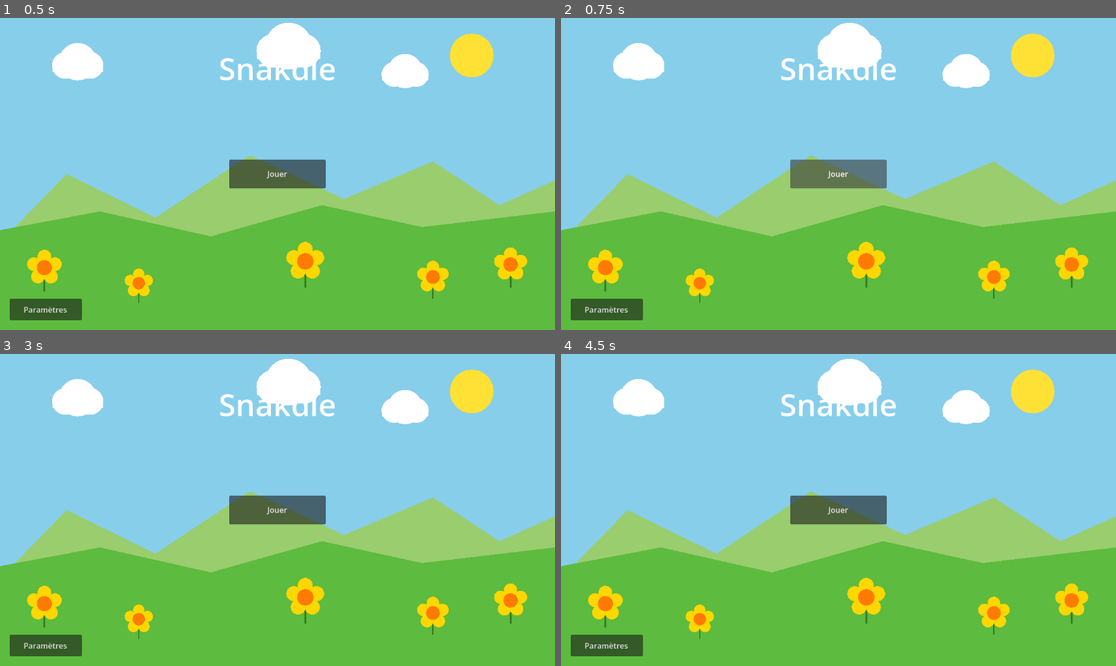
Above: before the commit, frames 1-4 (two rows, left to right).
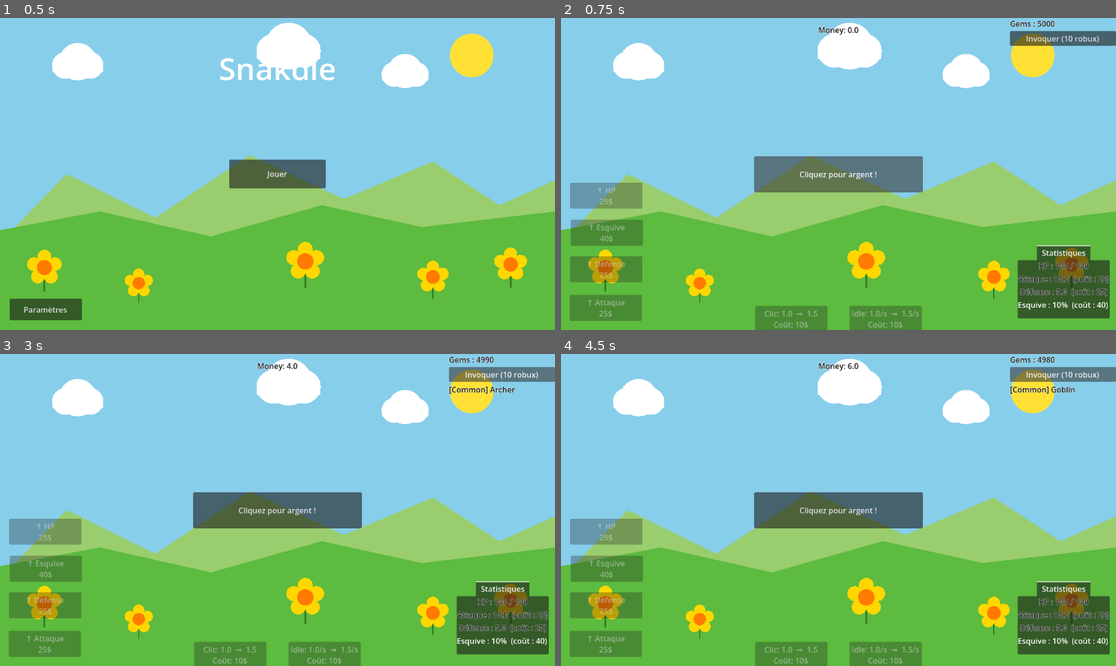
Above: after the commit, the same moments.

Repository: XeyNox/Snakdle
Game: Godot game, scene res://Scenes/TitleScreen.tscn
Two runs of this game, one before a commit and one after it. Both use one fixed random seed, a clock stepped at 60 frames per second and the inputs below.
Inputs (mouse positions are in pixels of both pictures, inside the frame that each line leads up to):
- Up to frame 1 (0.5 s): no input
- Up to frame 2 (0.75 s): click "Jouer" at 0.5 s
- Up to frame 3 (3 s): click (277, 510) at 1.25 s, where only the run after the commit has a clickable "Cliquez pour argent !"; click (277, 510) at 2 s, where only the run before the commit has a clickable "Jouer"; click (499, 375) at 2.75 s, where only the run after the commit has a clickable "Invoquer (10 robux)"
- Up to frame 4 (4.5 s): click (605, 644) at 3.5 s, where only the run before the commit has a clickable "Paramètres"; click (1060, 375) at 4.25 s, where only the run after the commit has a clickable "Invoquer (10 robux)"

Frame 1 is identical in both runs. In frame 2, 14% of the frame differs, in the area x 1-100%, y 0-100%; in frame 3, 14%; in frame 4, 14%.
Error before the commit: Invalid access to property or key 'boss_started' on a base object of type 'Node (GameManager.gd)'. (res://Scripts/game_scene.gd:7)

Commit message:
Title Screen & button script

Diff:
--- a/Scenes/BossUI.tscn
+++ b/Scenes/BossUI.tscn
@@ -12,6 +12,7 @@
 offset_right = -921.0
 offset_bottom = 13.0
 grow_horizontal = 0
+mouse_filter = 1
 script = ExtResource("1_boss1")
 
 [node name="VBox" type="VBoxContainer" parent="." unique_id=112837401]
--- a/Scenes/GachaUI.tscn
+++ b/Scenes/GachaUI.tscn
@@ -9,6 +9,7 @@
 anchor_bottom = 1.0
 grow_horizontal = 2
 grow_vertical = 2
+mouse_filter = 1
 script = ExtResource("1_8kui5")
 
 [node name="VBoxContainer" type="VBoxContainer" parent="." unique_id=606243086]
--- a/Scenes/GameManager.gd
+++ /dev/null
@@ -1,14 +0,0 @@
-extends Node
-
-var money: float = 0.0
-var money_per_second: float = 1.0  # passive income
-var money_per_click: float = 1.0   # clicking income
-
-func _ready():
-	# This runs when the game starts
-	pass
-
-func _process(delta):
-	# delta = time in seconds since last frame
-	# This gives smooth passive income regardless of framerate
-	money += money_per_second * delta
--- a/Scenes/Main.tscn
+++ b/Scenes/Main.tscn
@@ -58,16 +58,9 @@
 [node name="Esquive" type="Label" parent="CanvasLayer/TabContainer/Statistiques" unique_id=412850136]
 layout_mode = 2
 
-[node name="ButtonUppIdle" type="Button" parent="CanvasLayer" unique_id=463472120]
-custom_minimum_size = Vector2(150, 50)
-anchors_preset = -1
-anchor_left = 0.52
-anchor_top = 1.0
-anchor_right = 0.52
-anchor_bottom = 1.0
-offset_top = -50.0
-text = "Améliorer clics"
-script = ExtResource("4_rgh2o")
+[node name="GachaUi" parent="CanvasLayer" unique_id=627056621 instance=ExtResource("7_jw32o")]
+
+[node name="BossUi" parent="CanvasLayer" unique_id=929737559 instance=ExtResource("8_boss1")]
 
 [node name="ButtonUppClick" type="Button" parent="CanvasLayer" unique_id=189751916]
 custom_minimum_size = Vector2(150, 50)
@@ -77,40 +70,50 @@
 anchor_right = 0.35
 anchor_bottom = 1.0
 offset_top = -50.0
-offset_right = 150.0
-text = "Améliorer Idle"
+offset_right = 149.99997
 script = ExtResource("5_pbw6q")
 
-[node name="GachaUi" parent="CanvasLayer" unique_id=627056621 instance=ExtResource("7_jw32o")]
-
-[node name="BossUi" parent="CanvasLayer" unique_id=929737559 instance=ExtResource("8_boss1")]
+[node name="ButtonUppIdle" type="Button" parent="CanvasLayer" unique_id=463472120]
+custom_minimum_size = Vector2(150, 50)
+anchors_preset = -1
+anchor_left = 0.52
+anchor_top = 1.0
+anchor_right = 0.52
+anchor_bottom = 1.0
+offset_top = -50.0
+offset_right = 150.0
+script = ExtResource("4_rgh2o")
 
 [node name="ButtonAttaque" type="Button" parent="CanvasLayer" unique_id=1000475071]
+custom_minimum_size = Vector2(150, 50)
 offset_left = 18.0
 offset_top = 575.0
-offset_right = 26.0
-offset_bottom = 583.0
+offset_right = 168.0
+offset_bottom = 625.0
 script = ExtResource("9_frkhe")
 
 [node name="ButtonDefense" type="Button" parent="CanvasLayer" unique_id=24605850]
+custom_minimum_size = Vector2(150, 50)
 offset_left = 19.0
 offset_top = 495.0
-offset_right = 27.0
-offset_bottom = 503.0
+offset_right = 169.0
+offset_bottom = 545.0
 script = ExtResource("10_1p5hy")
 
 [node name="ButtonHp" type="Button" parent="CanvasLayer" unique_id=825529926]
+custom_minimum_size = Vector2(150, 50)
 offset_left = 19.0
 offset_top = 342.0
-offset_right = 27.0
-offset_bottom = 350.0
+offset_right = 169.0
+offset_bottom = 392.0
 script = ExtResource("11_h1m7h")
 
 [node name="ButtonEsquive" type="Button" parent="CanvasLayer" unique_id=2121783927]
+custom_minimum_size = Vector2(150, 50)
 offset_left = 20.0
 offset_top = 419.0
-offset_right = 28.0
-offset_bottom = 427.0
+offset_right = 170.0
+offset_bottom = 469.0
 script = ExtResource("12_erwvk")
 
 [node name="IdleButton" type="Button" parent="CanvasLayer" unique_id=1183886952]
--- a/Scenes/background.tscn
+++ b/Scenes/background.tscn
@@ -1,15 +1,10 @@
 [gd_scene format=3 uid="uid://cge6os48vo14u"]
 
 [ext_resource type="Script" uid="uid://8gdscm58a7u" path="res://Scripts/background.gd" id="1_sn1xx"]
-[ext_resource type="Script" path="res://Scripts/game_scene.gd" id="2_gs"]
+[ext_resource type="Script" uid="uid://b3ogajb1mincr" path="res://Scripts/game_scene.gd" id="2_gs"]
 
 [sub_resource type="SpriteFrames" id="SpriteFrames_snake"]
 animations = [{
-"frames": [],
-"loop": true,
-"name": &"walk",
-"speed": 8.0
-}, {
 "frames": [],
 "loop": true,
 "name": &"attack",
@@ -19,18 +14,23 @@
 "loop": false,
 "name": &"hurt",
 "speed": 8.0
+}, {
+"frames": [],
+"loop": true,
+"name": &"walk",
+"speed": 8.0
 }]
 
 [sub_resource type="SpriteFrames" id="SpriteFrames_boss"]
 animations = [{
 "frames": [],
-"loop": true,
-"name": &"idle",
+"loop": false,
+"name": &"death",
 "speed": 6.0
 }, {
 "frames": [],
-"loop": false,
-"name": &"death",
+"loop": true,
+"name": &"idle",
 "speed": 6.0
 }]
 
@@ -43,8 +43,10 @@
 [node name="Snake" type="AnimatedSprite2D" parent="." unique_id=202020202]
 position = Vector2(200, 450)
 sprite_frames = SubResource("SpriteFrames_snake")
+animation = &"walk"
 
 [node name="Boss" type="AnimatedSprite2D" parent="." unique_id=303030303]
+visible = false
 position = Vector2(900, 420)
 sprite_frames = SubResource("SpriteFrames_boss")
-visible = false
+animation = &"idle"
--- a/Scenes/button.gd
+++ /dev/null
@@ -1,7 +0,0 @@
-extends Button
-
-func _ready():
-	pressed.connect(_on_pressed)
-
-func _on_pressed():
-	GameManager.money += GameManager.money_per_click
--- a/Scenes/label.gd
+++ /dev/null
@@ -1,4 +0,0 @@
-extends Label
-
-func _process(_delta):
-	text = "Money: " + str(floor(GameManager.money))
--- /dev/null
+++ b/Scripts/button_upp_attack.gd
@@ -0,0 +1,8 @@
+extends Button
+
+func _ready() -> void:
+	pressed.connect(func(): GameManager.buy_attack_upgrade())
+
+func _process(_delta: float) -> void:
+	text = "↑ Attaque\n%d$" % GameManager.attack_upgrade_cost
+	disabled = GameManager.money < GameManager.attack_upgrade_cost
--- a/Scripts/button_upp_click.gd
+++ b/Scripts/button_upp_click.gd
@@ -1,11 +1,20 @@
 extends Button
 
-func _ready():
+func _ready() -> void:
 	pressed.connect(_on_pressed)
 
-func _process(_delta):
-	text = "Upgrade Click\nCost: " + str(floor(GameManager.click_upgrade_cost))
+func _process(_delta: float) -> void:
+	text = "Clic: %.1f  →  %.1f\nCoût: %d$" % [
+		GameManager.money_per_click,
+		GameManager.money_per_click + 0.5,
+		GameManager.click_upgrade_cost
+	]
 	disabled = GameManager.money < GameManager.click_upgrade_cost
 
-func _on_pressed():
+func _gui_input(event: InputEvent) -> void:
+	if event is InputEventMouseButton and event.pressed:
+		print("[ButtonUppClick] reçu clic — disabled=", disabled, " money=", GameManager.money, " cost=", GameManager.click_upgrade_cost)
+
+func _on_pressed() -> void:
+	print("[ButtonUppClick] _on_pressed appelé !")
 	GameManager.buy_click_upgrade()
--- /dev/null
+++ b/Scripts/button_upp_defense.gd
@@ -0,0 +1,8 @@
+extends Button
+
+func _ready() -> void:
+	pressed.connect(func(): GameManager.buy_defense_upgrade())
+
+func _process(_delta: float) -> void:
+	text = "↑ Défense\n%d$" % GameManager.defense_upgrade_cost
+	disabled = GameManager.money < GameManager.defense_upgrade_cost
--- /dev/null
+++ b/Scripts/button_upp_evasion.gd
@@ -0,0 +1,8 @@
+extends Button
+
+func _ready() -> void:
+	pressed.connect(func(): GameManager.buy_evasion_upgrade())
+
+func _process(_delta: float) -> void:
+	text = "↑ Esquive\n%d$" % GameManager.evasion_upgrade_cost
+	disabled = GameManager.money < GameManager.evasion_upgrade_cost
--- /dev/null
+++ b/Scripts/button_upp_hp.gd
@@ -0,0 +1,8 @@
+extends Button
+
+func _ready() -> void:
+	pressed.connect(func(): GameManager.buy_hp_upgrade())
+
+func _process(_delta: float) -> void:
+	text = "↑ HP\n%d$" % GameManager.hp_upgrade_cost
+	disabled = GameManager.money < GameManager.hp_upgrade_cost
--- a/Scripts/button_upp_idle.gd
+++ b/Scripts/button_upp_idle.gd
@@ -1,11 +1,20 @@
 extends Button
 
-func _ready():
+func _ready() -> void:
 	pressed.connect(_on_pressed)
 
-func _process(_delta):
-	text = "Upgrade Idle\nCost: " + str(floor(GameManager.idle_upgrade_cost))
+func _process(_delta: float) -> void:
+	text = "Idle: %.1f/s  →  %.1f/s\nCoût: %d$" % [
+		GameManager.money_per_second,
+		GameManager.money_per_second + 0.5,
+		GameManager.idle_upgrade_cost
+	]
 	disabled = GameManager.money < GameManager.idle_upgrade_cost
 
-func _on_pressed():
+func _gui_input(event: InputEvent) -> void:
+	if event is InputEventMouseButton and event.pressed:
+		print("[ButtonUppIdle] reçu clic — disabled=", disabled, " money=", GameManager.money, " cost=", GameManager.idle_upgrade_cost)
+
+func _on_pressed() -> void:
+	print("[ButtonUppIdle] _on_pressed appelé !")
 	GameManager.buy_idle_upgrade()
--- a/Scripts/listStat.gd
+++ b/Scripts/listStat.gd
@@ -1,20 +1,23 @@
 extends TabContainer
-
-# Stats du personnage (variables)
-var hp_value = 100
-var attaque_value = 100
-var defense_value = 100
 
 # Références aux labels (nœuds)
 @onready var hp_label = $Statistiques/HP
 @onready var attaque_label = $Statistiques/Attaque
 @onready var defense_label = $Statistiques/Défense
+@onready var esquive_label = $Statistiques/Esquive
 
-func _ready():
-	print("HP : " + str(hp_value))
+func _ready() -> void:
+	GameManager.player_hp_changed.connect(_on_hp_changed)
 	update_stats()
 
-func update_stats():
-	hp_label.text = "HP : " + str(hp_value)
-	attaque_label.text = "Attaque : " + str(attaque_value)
-	defense_label.text = "Défense : " + str(defense_value)
+func _process(_delta: float) -> void:
+	update_stats()
+
+func update_stats() -> void:
+	hp_label.text = "HP : %d / %d" % [GameManager.player_hp, GameManager.player_max_hp]
+	attaque_label.text = "Attaque : %.1f  (coût : %d)" % [GameManager.player_attack, GameManager.attack_upgrade_cost]
+	defense_label.text = "Défense : %.1f  (coût : %d)" % [GameManager.player_defense, GameManager.defense_upgrade_cost]
+	esquive_label.text = "Esquive : %d%%  (coût : %d)" % [int(GameManager.player_evasion * 100), GameManager.evasion_upgrade_cost]
+
+func _on_hp_changed(_hp: float, _max: float) -> void:
+	update_stats()
Not shown, removed: Scenes/GameManager.gd.uid
Not shown: 1 places in Scenes/Main.tscn that only renumber resources
Not shown, removed: Scenes/button.gd.uid
Not shown, removed: Scenes/label.gd.uid
Not shown, added: Scripts/boss_ui.gd.uid
Not shown, added: Scripts/button_upp_attack.gd.uid
Not shown, added: Scripts/button_upp_defense.gd.uid
Not shown, added: Scripts/button_upp_evasion.gd.uid
Not shown, added: Scripts/button_upp_hp.gd.uid
Not shown, added: Scripts/game_scene.gd.uid
Not shown, added: Scripts/settings_panel.gd.uid
Not shown, added: Scripts/title_screen.gd.uid
